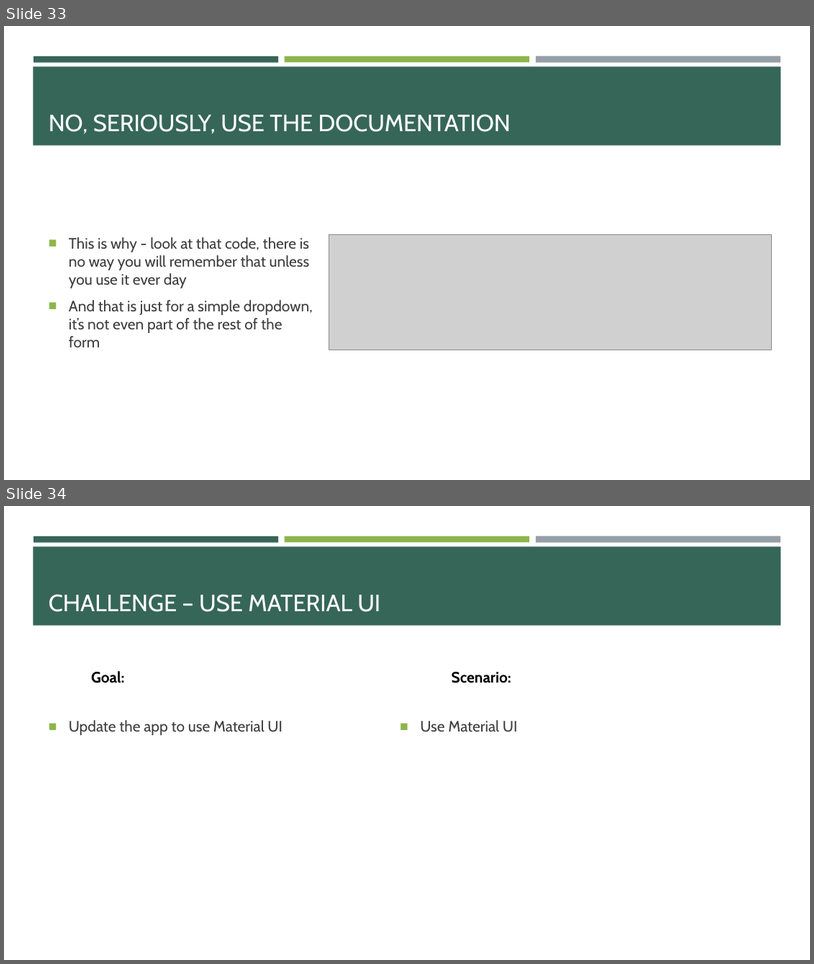
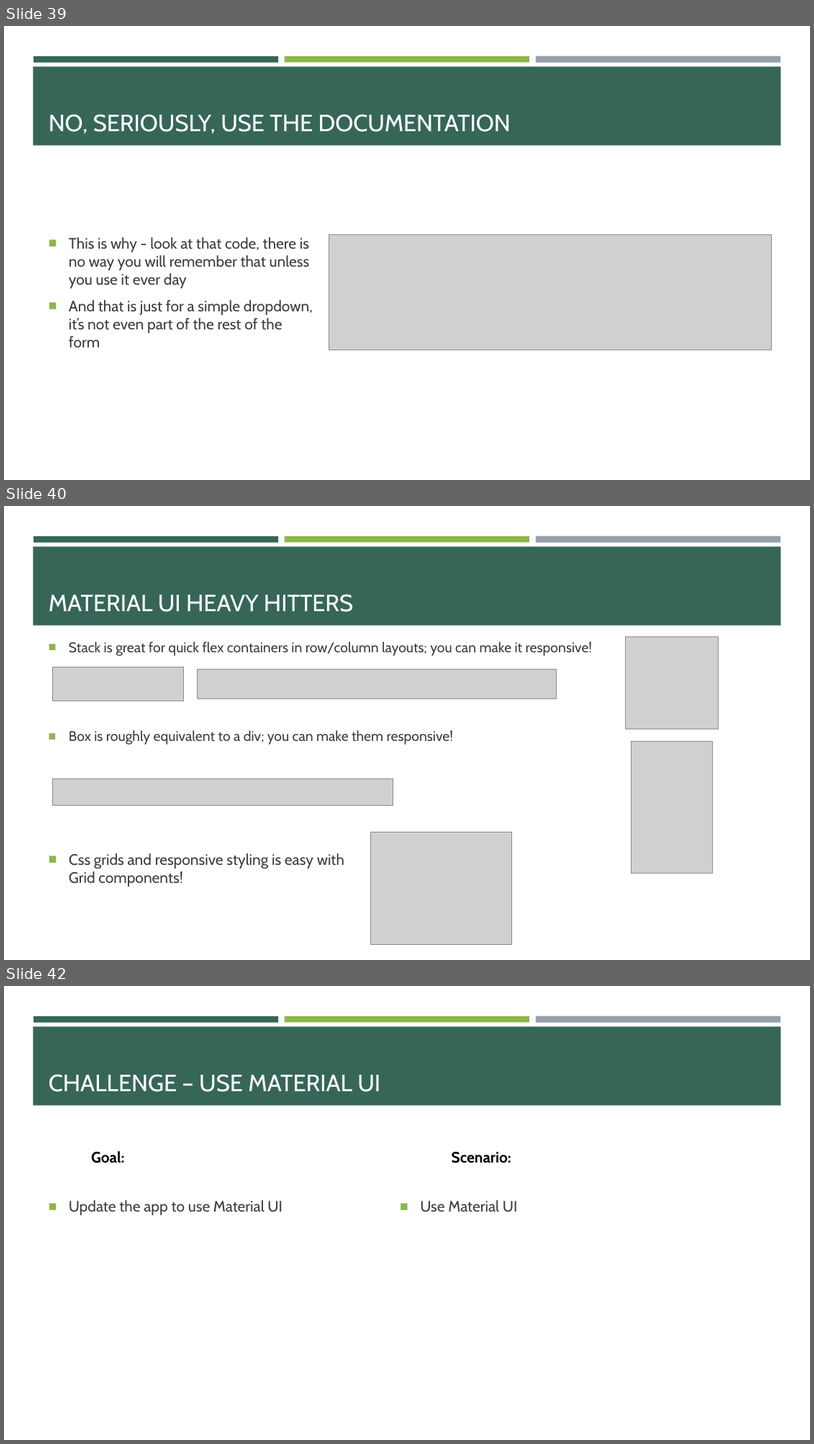
Before and after one commit to e-m-wilson/dotnet, a slide deck: Resources-Notes-Ppts/React/React.pptx. Shown one above the other, each under a label of ours: slides 33 and 34 before the commit, slides 39, 40 and 42 after it; the slides between them are not shown. The pictures are 814x964 and 814x1444 pixels, drawn with LibreOffice and Linux fonts; fonts in the diff are those of the drawing; grey boxes stand for pictures. Boxes give left, top, right and bottom in pixels: in the first picture for what was removed or moved away, otherwise in the second. Text is boxed around its words. In the diff, an @@ line names an element or a change of style, - is before the commit and + after.

```diff
--- a/Resources-Notes-Ppts/React/React.pptx
+++ b/Resources-Notes-Ppts/React/React.pptx
@@ slide 40 added at [4, 506, 810, 960], background #FFFFFF; not listed: 4 template elements that a slide beside it also shows @@
@@ title added at [49, 594, 353, 612], 28 pt, text #FFFFFF @@
+MATERIAL UI HEAVY HITTERS
@@ text added at [69, 641, 593, 656], 16.6 pt, text #3D3D3D @@
+■ Stack is great for quick flex containers in row/column layouts; you can make it responsive!
@@ picture added at [626, 636, 718, 729] @@
@@ picture added at [53, 667, 184, 701] @@
@@ picture added at [198, 669, 557, 698] @@
@@ text added at [69, 730, 454, 744], 16.6 pt, text #3D3D3D @@
+■ Box is roughly equivalent to a div; you can make them responsive!
@@ picture added at [631, 741, 713, 873] @@
@@ picture added at [53, 778, 394, 806] @@
@@ picture added at [370, 832, 512, 944] @@
@@ text added at [69, 853, 345, 886], 18 pt, text #3D3D3D @@
+■ Css grids and responsive styling is easy with Grid components!
@@ what was slide 33 is now slide 39 @@
@@ what was slide 34 is now slide 42 @@
```
Also in this commit, not shown: 11 slides changed, 12 other slides added.
